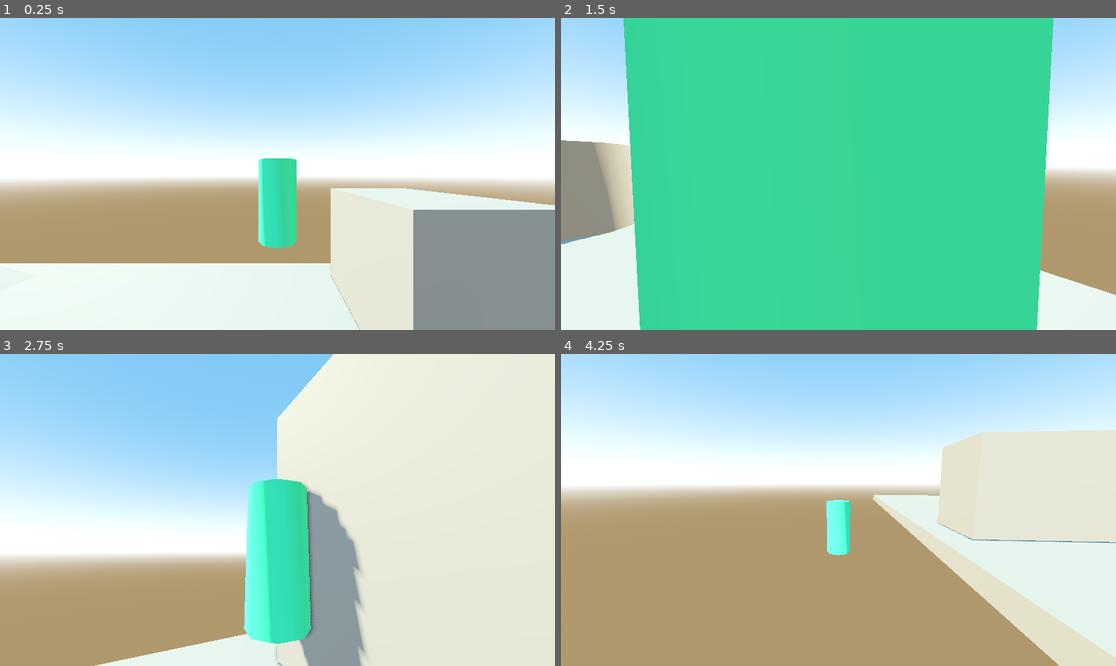
Above: before the commit, frames 1-4 (two rows, left to right).
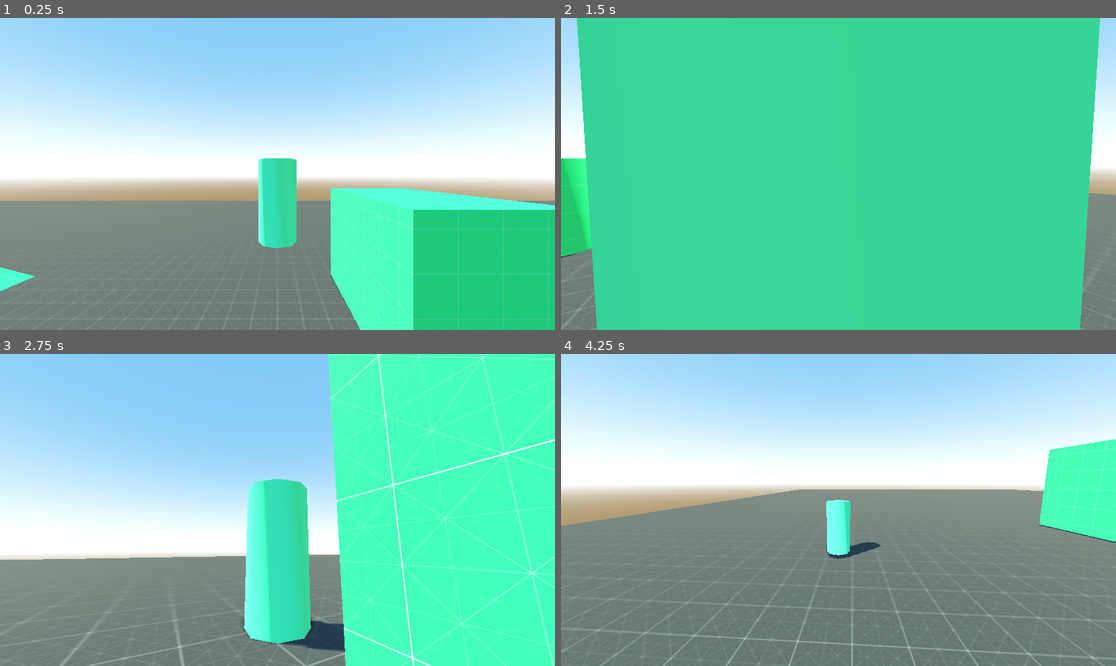
Above: after the commit, the same moments.

Repository: NajeebFarhan/3d-game-controller-godot-practice
Game: Godot game, scene res://level.tscn
Two runs of this game, one before a commit and one after it. Both use one fixed random seed, a clock stepped at 60 frames per second and the inputs below.
Inputs (mouse positions are in pixels of both pictures, inside the frame that each line leads up to):
- Up to frame 1 (0.25 s): no input
- Up to frame 2 (1.5 s): move the mouse to (866, 174) at 0.52 s; hold Mouse wheel up (zoom_in) 0.53-1.28 s; hold W (move_forward) from 0.53 s (still down); tap Space (jump) at 0.77, 1.07 s; tap Mouse wheel down (zoom_out) at 0.8, 1.35 s; move the mouse to (810, 174) at 1.27 s
- Up to frame 3 (2.75 s): keep holding W (move_forward); tap Space (jump) at 1.52, 1.55, 1.82, 2.1 s; move the mouse to (288, 503) at 2.02 s; hold Mouse wheel up (zoom_in) from 2.03 s (still down)
- Up to frame 4 (4.25 s): keep holding W (move_forward); move the mouse to (832, 516) at 2.77 s; release Mouse wheel up (zoom_in) at 2.78 s; tap Mouse wheel up (zoom_in) at 2.85 s; tap Space (jump) at 3.02, 3.32, 3.77, 3.8, 4.07 s; tap Mouse wheel down (zoom_out) at 3.05 s; move the mouse to (877, 513) at 3.52 s; hold Mouse wheel down (zoom_out) from 3.53 s (still down)

The runs differ from the first frame. In frame 1, 41% of the frame differs, in the area x 0-100%, y 54-100%; in frame 2, 22%; in frame 3, 62%, in the area x 0-100%, y 0-100%; in frame 4, 59%.

Commit message:
final touch

Diff:
--- a/controller.gd
+++ b/controller.gd
@@ -1,7 +1,7 @@
 extends CharacterBody3D
 
-@export var speed = 5.0
-@export var jump_velocity = 4.5
+@export var speed = 6.0
+@export var jump_velocity = 6.0
 
 @export var sensitivity = 1.0
 @export var zoom_sensitivity = 0.3
@@ -9,7 +9,7 @@
 @export var min_zoom = 3
 
 
-func view_orientation(x, y):
+func view_orientation(x: float, y: float):
 	var camera = $CameraOrigin
 	var strength_x = deg_to_rad(x * sensitivity)
 	var strength_y = deg_to_rad(y * sensitivity)
@@ -20,12 +20,11 @@
 	camera.rotation.x = clamp(camera.rotation.x, -PI/6, PI/6)
 
 
-func zoom():
+func zoom(zoom_in_strength: float, zoom_out_strength: float):
 	var springarm = $CameraOrigin/SpringArm3D
-	if Input.is_action_pressed("zoom_in"):
-		springarm.spring_length -= zoom_sensitivity
-	if Input.is_action_pressed("zoom_out"):
-		springarm.spring_length += zoom_sensitivity
+
+	springarm.spring_length -= zoom_sensitivity * zoom_in_strength
+	springarm.spring_length += zoom_sensitivity * zoom_out_strength
 
 	springarm.spring_length = clamp(
 		springarm.spring_length,
@@ -46,6 +45,11 @@
 func _input(event: InputEvent) -> void:
 	if event is InputEventMouseMotion:
 		view_orientation(-event.relative.x, -event.relative.y)
+
+	if event is InputEventMouseButton:
+		var zoom_in = int(event.button_index == MouseButton.MOUSE_BUTTON_WHEEL_UP)
+		var zoom_out = int(event.button_index == MouseButton.MOUSE_BUTTON_WHEEL_DOWN)
+		zoom(zoom_in, zoom_out)
 
 
 func _physics_process(delta: float) -> void:
@@ -69,8 +73,12 @@
 		"joy_right_y_neg",
 	)
 
+
 	view_orientation(-joy_view_vector.x, -joy_view_vector.y)
-	zoom()
+	zoom(
+		Input.get_action_raw_strength("zoom_in"),
+		Input.get_action_raw_strength("zoom_out"),
+	)
 
 	jump()
 
--- a/level.tscn
+++ b/level.tscn
@@ -1,6 +1,8 @@
 [gd_scene format=3 uid="uid://gg8yyqrkvgae"]
 
+[ext_resource type="Texture2D" uid="uid://78pehu0r5g6w" path="res://third_person_controller_assets-main/textures/grids/Dark/texture_04.png" id="1_oi3di"]
 [ext_resource type="Script" uid="uid://cojsv4bdfn3fl" path="res://controller.gd" id="1_u52ul"]
+[ext_resource type="Texture2D" uid="uid://dqgbgrchvfwve" path="res://third_person_controller_assets-main/textures/grids/Green/texture_05.png" id="2_0b4ue"]
 
 [sub_resource type="ProceduralSkyMaterial" id="ProceduralSkyMaterial_4xowi"]
 sky_top_color = Color(0.3915484, 0.66075337, 0.9182966, 1)
@@ -18,6 +20,22 @@
 ssao_enabled = true
 sdfgi_enabled = true
 
+[sub_resource type="StandardMaterial3D" id="StandardMaterial3D_f2txt"]
+albedo_texture = ExtResource("1_oi3di")
+uv1_triplanar = true
+
+[sub_resource type="StandardMaterial3D" id="StandardMaterial3D_1ainy"]
+albedo_texture = ExtResource("2_0b4ue")
+uv1_triplanar = true
+
+[sub_resource type="StandardMaterial3D" id="StandardMaterial3D_n6hdu"]
+albedo_texture = ExtResource("2_0b4ue")
+uv1_triplanar = true
+
+[sub_resource type="StandardMaterial3D" id="StandardMaterial3D_km5ld"]
+albedo_texture = ExtResource("2_0b4ue")
+uv1_triplanar = true
+
 [sub_resource type="StandardMaterial3D" id="StandardMaterial3D_a202f"]
 albedo_color = Color(0.21960784, 0.95686275, 0.6666667, 1)
 
@@ -34,30 +52,35 @@
 shadow_enabled = true
 
 [node name="CSGBox3D" type="CSGBox3D" parent="." unique_id=1124245008]
+material_override = SubResource("StandardMaterial3D_f2txt")
 use_collision = true
-size = Vector3(70, 0.9, 16)
+size = Vector3(136.85352, 0.9, 76.359375)
 
 [node name="Node" type="Node" parent="." unique_id=1250174798]
 
 [node name="CSGCylinder3D" type="CSGCylinder3D" parent="Node" unique_id=131937097]
 transform = Transform3D(1, 0, 0, 0, 1, 0, 0, 0, 1, -10, 2, 4)
+material_override = SubResource("StandardMaterial3D_1ainy")
 use_collision = true
 radius = 2.0
 height = 4.0
 
 [node name="CSGBox3D" type="CSGBox3D" parent="Node" unique_id=1864529502]
 transform = Transform3D(1, 0, 0, 0, 1, 0, 0, 0, 1, 5, 2.9297485, -3)
+material_override = SubResource("StandardMaterial3D_n6hdu")
 use_collision = true
 size = Vector3(4, 4.859497, 7)
 
 [node name="CSGBox3D2" type="CSGBox3D" parent="Node" unique_id=521283583]
 transform = Transform3D(0.9675683, 0.25260976, 0, -0.25260976, 0.9675683, 0, 0, 0, 1, -22.43472, 0.2044332, -2.824973)
+material_override = SubResource("StandardMaterial3D_km5ld")
 use_collision = true
 size = Vector3(17.613281, 5, 7)
 
 [node name="CharacterBody3D" type="CharacterBody3D" parent="." unique_id=1598178332]
 transform = Transform3D(1, 0, 0, 0, 1, 0, 0, 0, 1, 0, 5.782106, 0)
 script = ExtResource("1_u52ul")
+speed = 8.0
 metadata/_edit_group_ = true
 
 [node name="CSGCylinder3D" type="CSGCylinder3D" parent="CharacterBody3D" unique_id=851244680]
--- a/project.godot
+++ b/project.godot
@@ -75,14 +75,14 @@
 }
 zoom_in={
 "deadzone": 0.2,
-"events": [Object(InputEventMouseButton,"resource_local_to_scene":false,"resource_name":"","device":-1,"window_id":0,"alt_pressed":false,"shift_pressed":false,"ctrl_pressed":false,"meta_pressed":false,"button_mask":8,"position":Vector2(164, 30),"global_position":Vector2(176, 90),"factor":1.0,"button_index":4,"canceled":false,"pressed":true,"double_click":false,"script":null)
-, Object(InputEventJoypadMotion,"resource_local_to_scene":false,"resource_name":"","device":-1,"axis":4,"axis_value":1.0,"script":null)
+"events": [Object(InputEventJoypadMotion,"resource_local_to_scene":false,"resource_name":"","device":-1,"axis":4,"axis_value":1.0,"script":null)
+, Object(InputEventMouseButton,"resource_local_to_scene":false,"resource_name":"","device":-1,"window_id":0,"alt_pressed":false,"shift_pressed":false,"ctrl_pressed":false,"meta_pressed":false,"button_mask":8,"position":Vector2(129, 28),"global_position":Vector2(141, 88),"factor":1.0,"button_index":4,"canceled":false,"pressed":true,"double_click":false,"script":null)
 ]
 }
 zoom_out={
 "deadzone": 0.2,
-"events": [Object(InputEventMouseButton,"resource_local_to_scene":false,"resource_name":"","device":-1,"window_id":0,"alt_pressed":false,"shift_pressed":false,"ctrl_pressed":false,"meta_pressed":false,"button_mask":16,"position":Vector2(190, 21),"global_position":Vector2(202, 81),"factor":1.0,"button_index":5,"canceled":false,"pressed":true,"double_click":false,"script":null)
-, Object(InputEventJoypadMotion,"resource_local_to_scene":false,"resource_name":"","device":-1,"axis":5,"axis_value":1.0,"script":null)
+"events": [Object(InputEventJoypadMotion,"resource_local_to_scene":false,"resource_name":"","device":-1,"axis":5,"axis_value":1.0,"script":null)
+, Object(InputEventMouseButton,"resource_local_to_scene":false,"resource_name":"","device":-1,"window_id":0,"alt_pressed":false,"shift_pressed":false,"ctrl_pressed":false,"meta_pressed":false,"button_mask":16,"position":Vector2(84, 1),"global_position":Vector2(96, 61),"factor":1.0,"button_index":5,"canceled":false,"pressed":true,"double_click":false,"script":null)
 ]
 }
 
Binary file added: third_person_controller_assets-main/models/mixamo_base.glb
Not shown, added: third_person_controller_assets-main/models/mixamo_base.glb.import
Binary file added: third_person_controller_assets-main/textures/grids/Dark/texture_01.png
Not shown, added: third_person_controller_assets-main/textures/grids/Dark/texture_01.png.import
Binary file added: third_person_controller_assets-main/textures/grids/Dark/texture_02.png
Not shown, added: third_person_controller_assets-main/textures/grids/Dark/texture_02.png.import
Binary file added: third_person_controller_assets-main/textures/grids/Dark/texture_03.png
Not shown, added: third_person_controller_assets-main/textures/grids/Dark/texture_03.png.import
Binary file added: third_person_controller_assets-main/textures/grids/Dark/texture_04.png
Not shown, added: third_person_controller_assets-main/textures/grids/Dark/texture_04.png.import
Binary file added: third_person_controller_assets-main/textures/grids/Dark/texture_05.png
Not shown, added: third_person_controller_assets-main/textures/grids/Dark/texture_05.png.import
(and 147 more such lines)
